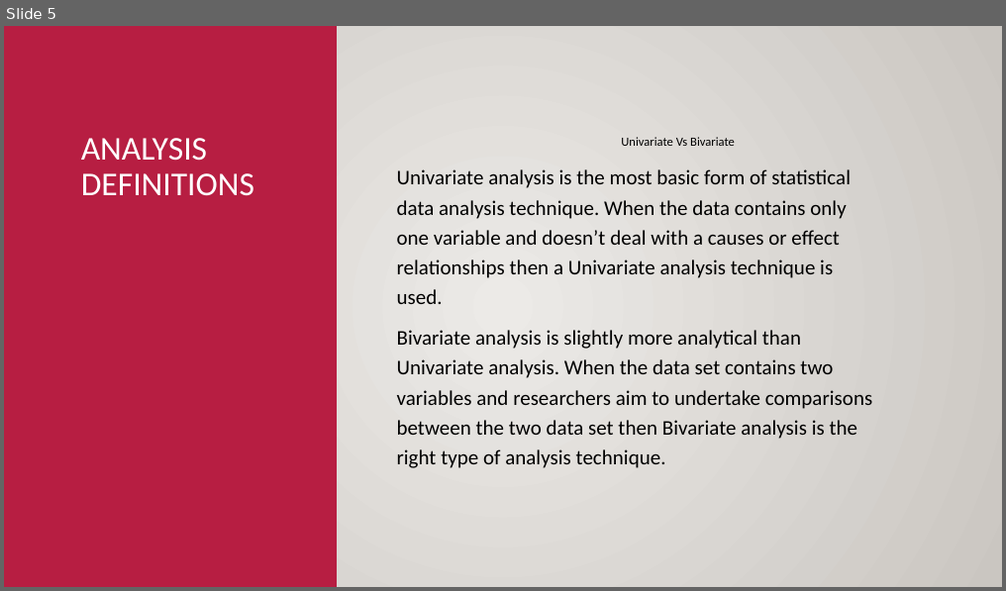
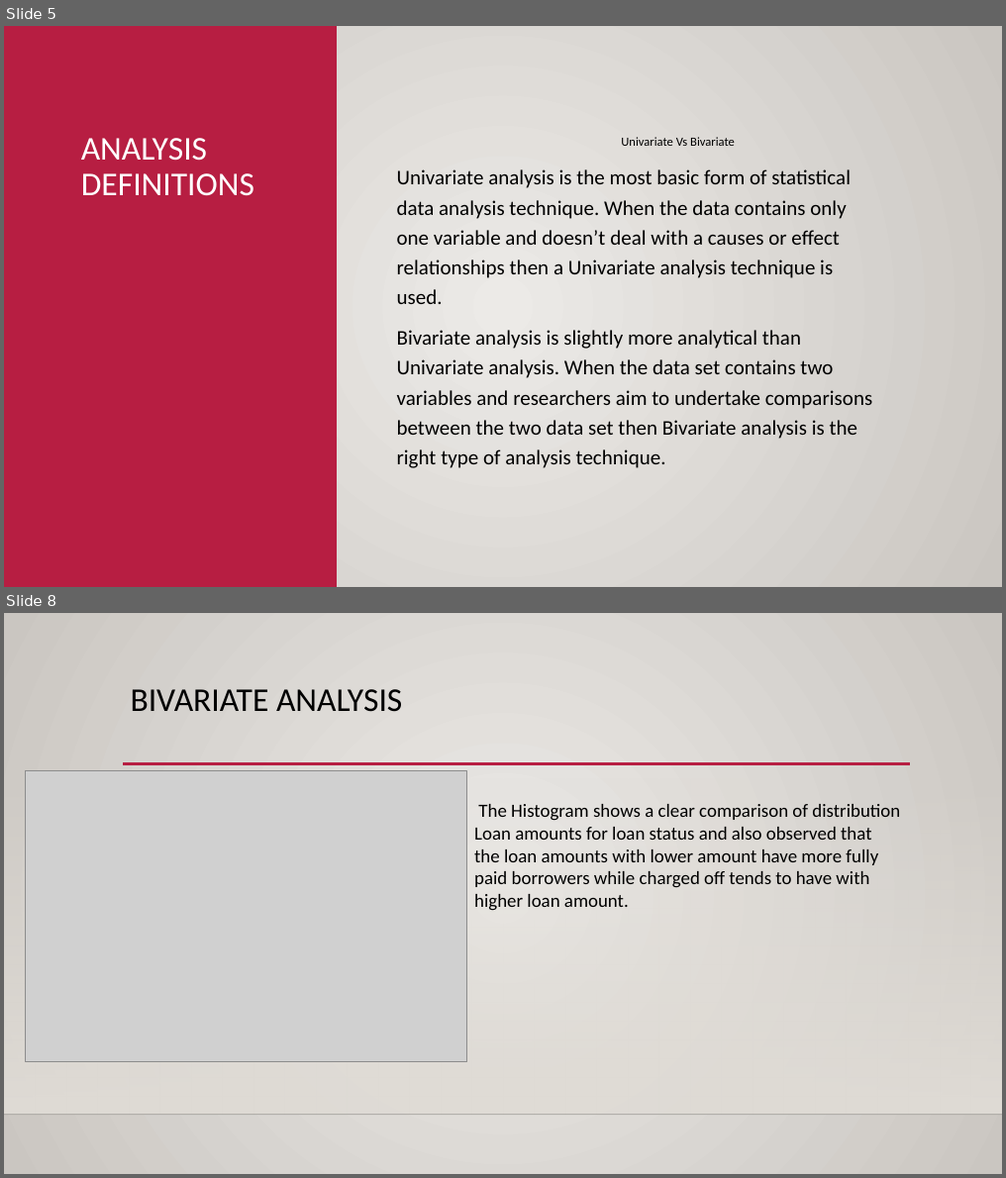
Before and after one commit to jiten-kmar/LendingClubCaseStudy, a slide deck: lending_analysis.pptx. Shown one above the other, each under a label of ours: slide 5 before the commit, slides 5 and 8 after it; the slides between them are not shown. The pictures are 1006x591 and 1006x1178 pixels, drawn with LibreOffice and Linux fonts; fonts in the diff are those of the drawing; grey boxes stand for pictures; background and template pictures are left out. Boxes give left, top, right and bottom in pixels: in the first picture for what was removed or moved away, otherwise in the second. Text is boxed around its words. In the diff, an @@ line names an element or a change of style, - is before the commit and + after.

```diff
--- a/lending_analysis.pptx
+++ b/lending_analysis.pptx
@@ slide 8 added at (4,613,1002,1174), background gradient #ECEAE7 to #CAC7C1; not listed: 3 template elements that a slide beside it also shows @@
@@ title added at (131,689,402,712), 32 pt, text #000000 @@
+BIVARIATE ANALYSIS
@@ picture added at (26,771,467,1062) @@
@@ text added at (474,804,900,911), 18 pt, text #000000 @@
+The Histogram shows a clear comparison of distribution Loan amounts for loan status and also observed that the loan amounts with lower amount have more fully paid borrowers while charged off tends to have with higher loan amount.
```
Also in this commit, not shown: 3 slides changed, 6 other slides added, 1 slide removed.
